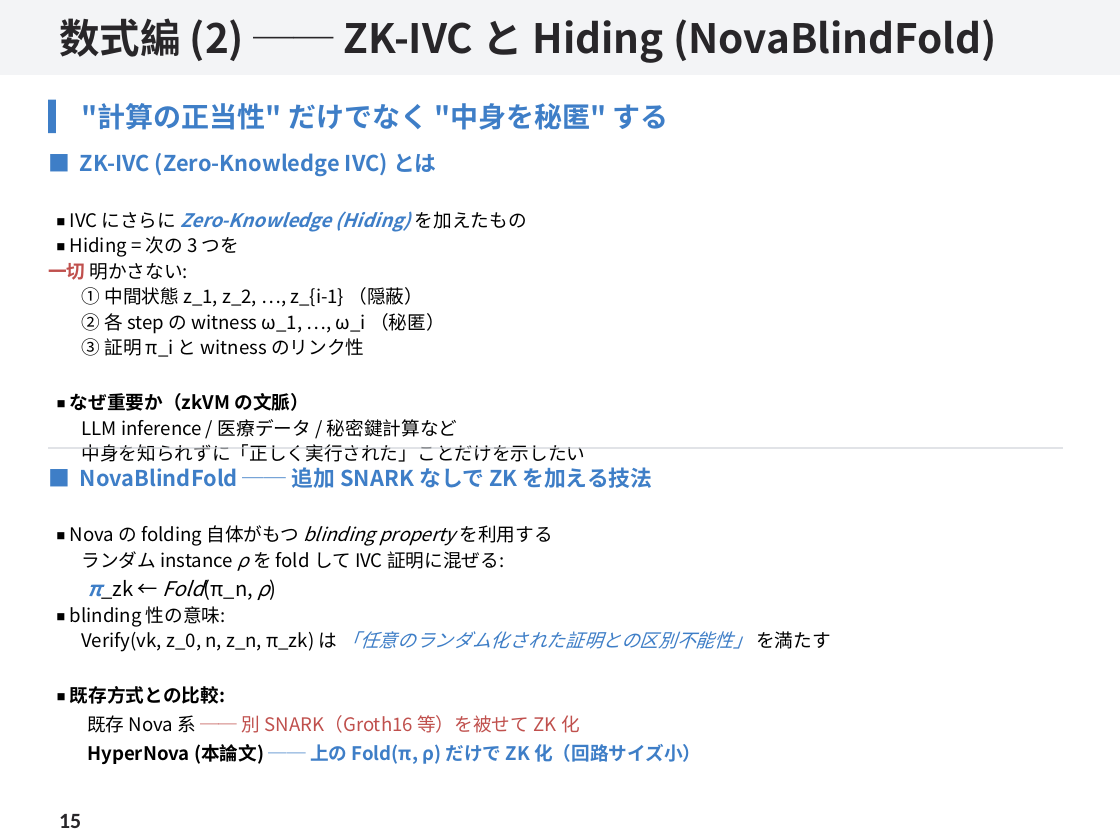
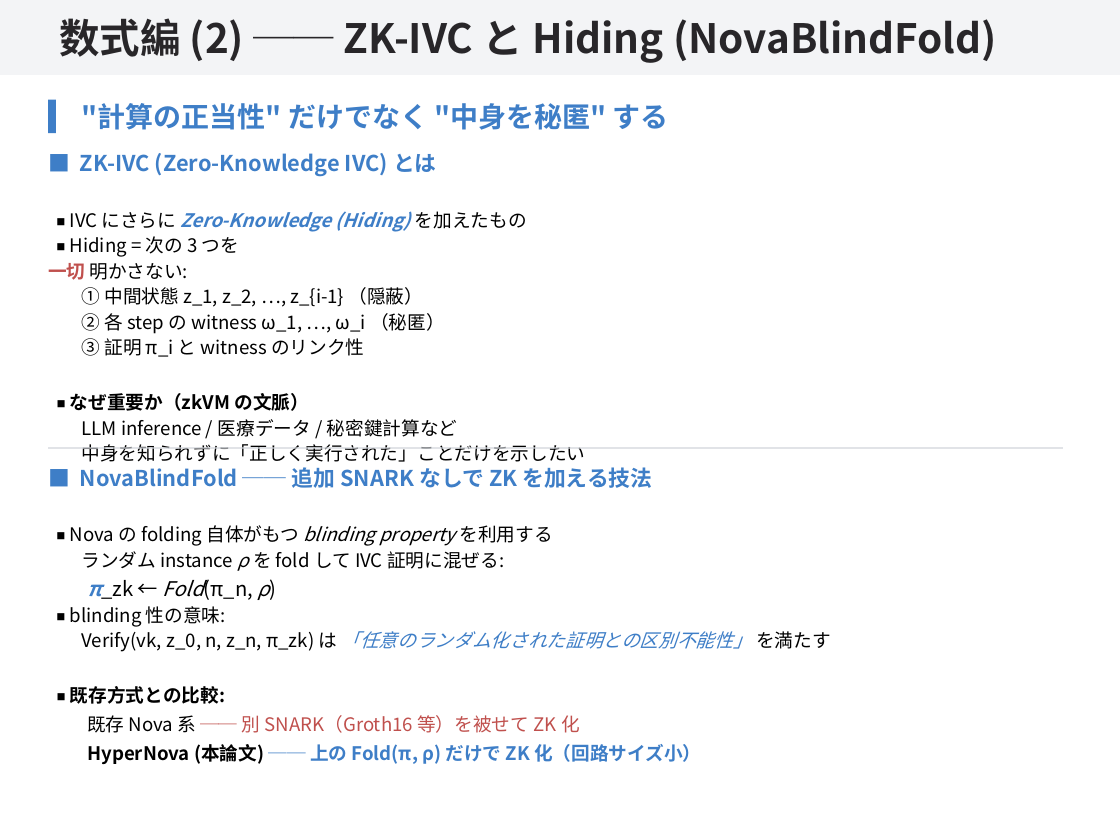
Before and after one commit to SMRI2170/rinkou-hypernova, a slide deck: slide 15 of docs/pptx/hypernova-rinkou.pptx. Drawn at 1120x840 pixels with LibreOffice and Linux fonts; fonts in the diff are those of the drawing. Boxes give left, top, right and bottom in pixels: in the first picture for what was removed or moved away, otherwise in the second. Text is boxed around its words. In the diff, an @@ line names an element or a change of style, - is before the commit and + after.

```diff
--- a/docs/pptx/hypernova-rinkou.pptx
+++ b/docs/pptx/hypernova-rinkou.pptx
@@ text removed at (x1=59, y1=814, x2=81, y2=828) @@
-15
```
Also in this commit, not shown: 14 other slides changed, 15 other files.
